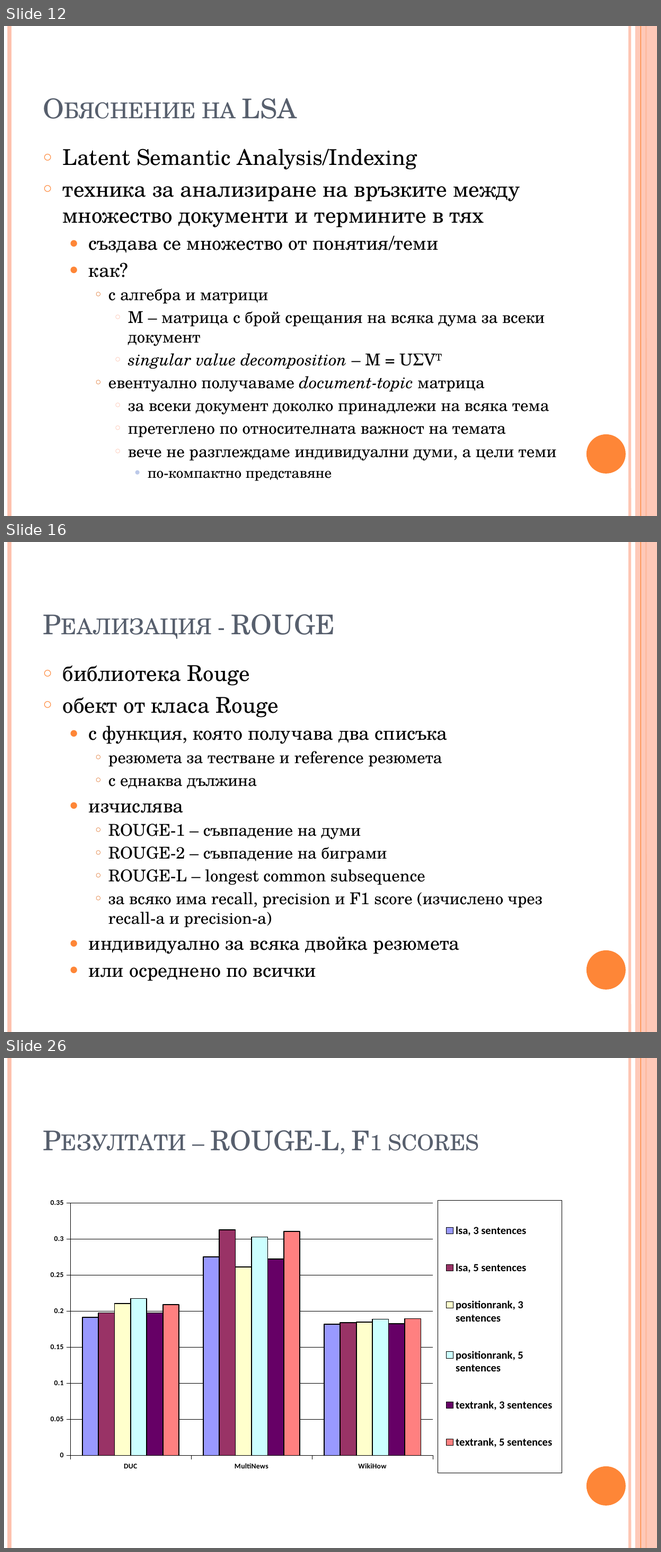
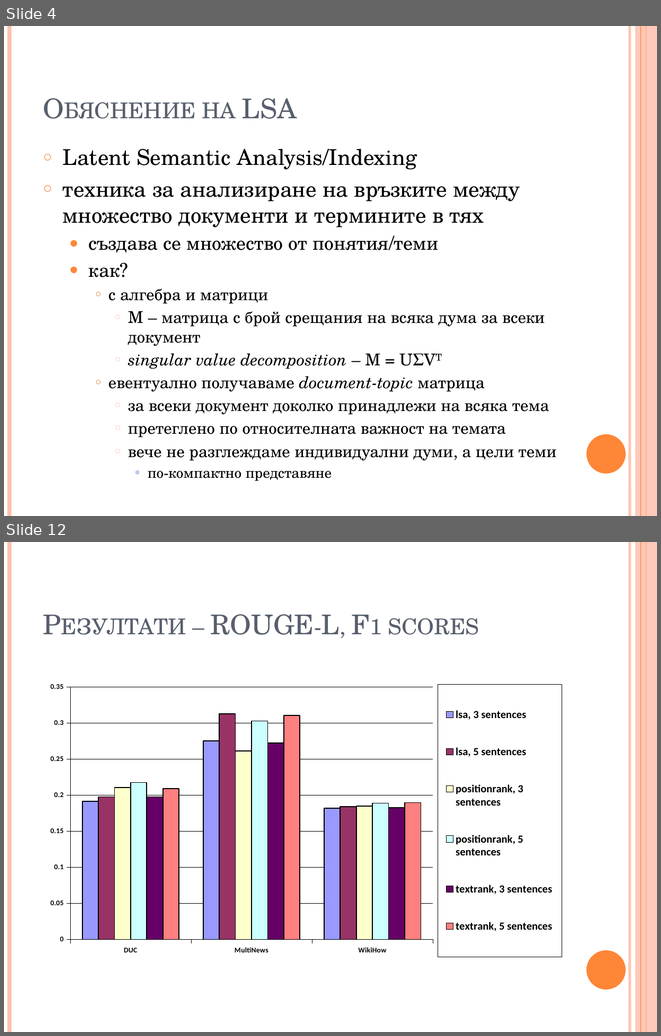
Before and after one commit to trvulkov/NLP-IE-project, a slide deck: presentation.pptx. Shown one above the other, each under a label of ours: slides 12, 16 and 26 before the commit, slides 4 and 12 after it; the slides between them are not shown. The pictures are 661x1552 and 661x1036 pixels, drawn with LibreOffice and Linux fonts; fonts in the diff are those of the drawing. Boxes give left, top, right and bottom in pixels: in the first picture for what was removed or moved away, otherwise in the second. Text is boxed around its words. In the diff, an @@ line names an element or a change of style, - is before the commit and + after.

```diff
--- a/presentation.pptx
+++ b/presentation.pptx
@@ slide 16 removed at (4,542,657,1032), background #FFFFFF; not listed: 6 template elements that a slide beside it also shows @@
@@ title removed at (231,614,335,635) @@
-Реализация - ROUGE
@@ text removed at (63,665,542,981) @@
-○ библиотека Rouge
-○ обект от класа Rouge
-  ● с функция, която получава два списъка
-    ○ резюмета за тестване и reference резюмета
-    ○ с еднаква дължина
-  ● изчислява
-    ○ ROUGE-1 – съвпадение на думи
-    ○ ROUGE-2 – съвпадение на биграми
-    ○ ROUGE-L – longest common subsequence
-    ○ за всяко има recall, precision и F1 score (изчислено чрез recall-а и precision-а)
-  ● индивидуално за всяка двойка резюмета
-  ● или осреднено по всички
@@ what was slide 12 is now slide 4 @@
@@ what was slide 26 is now slide 12 @@
```
Also in this commit, not shown: 8 slides changed, 15 other slides removed, 1 other file.
